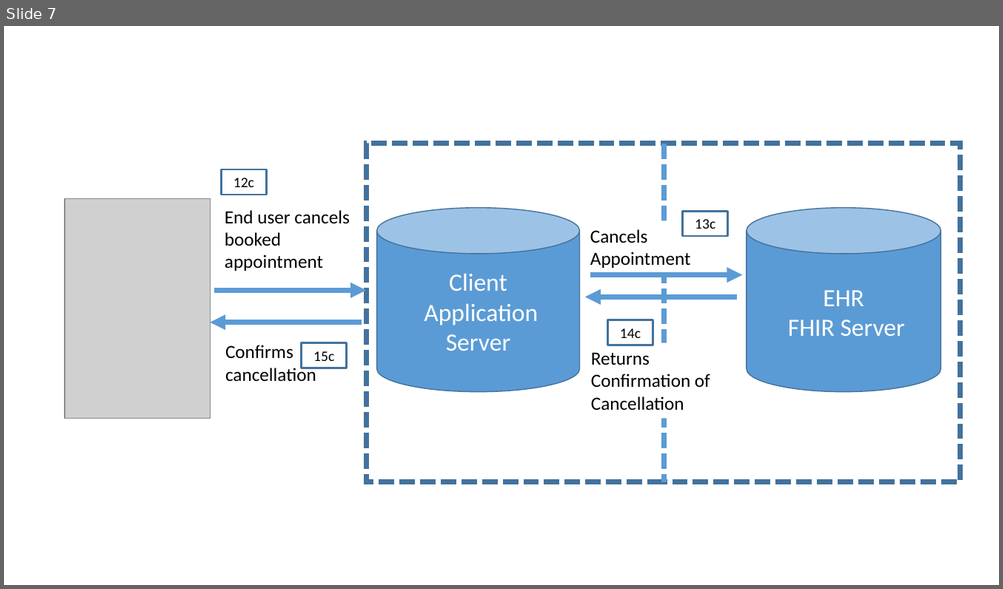
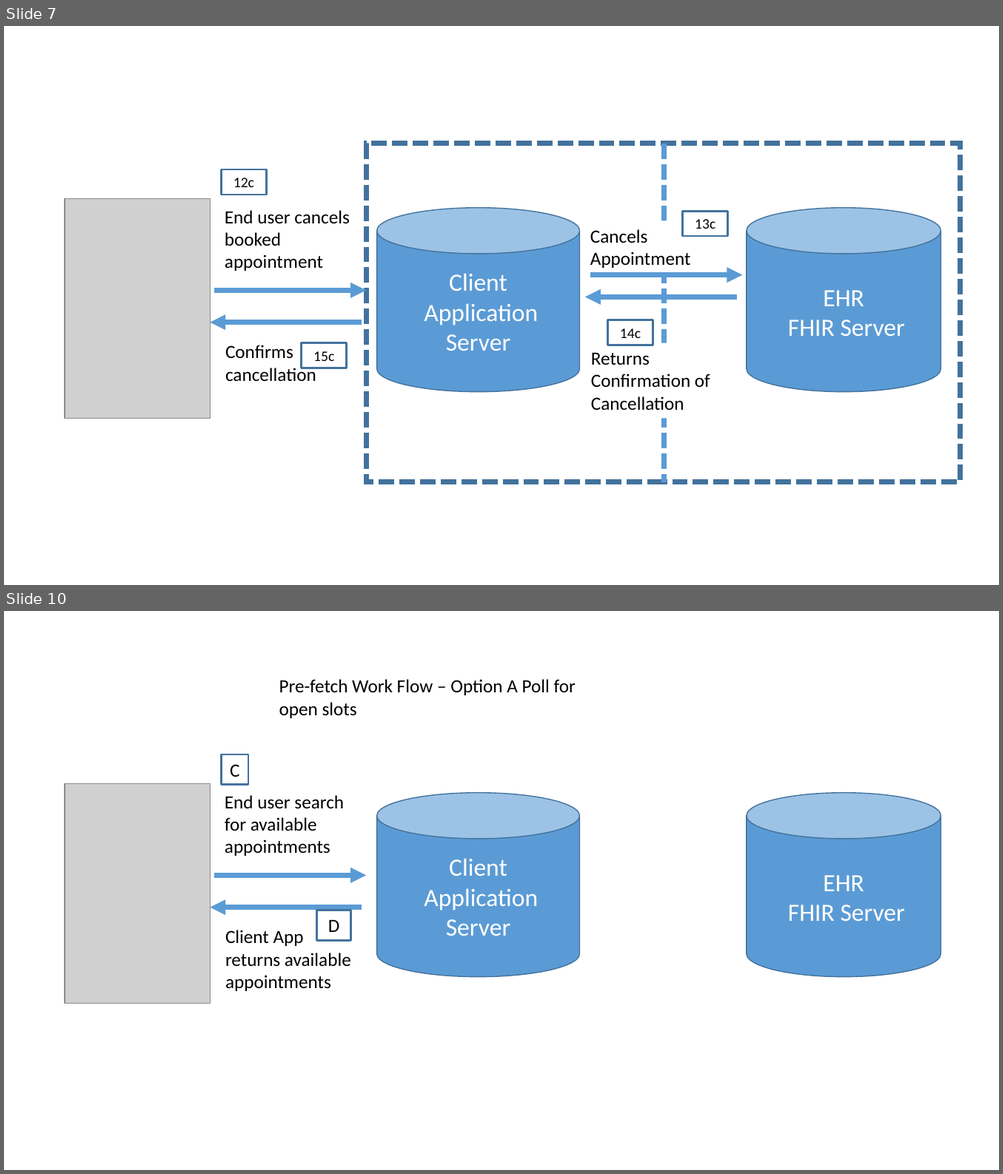
Before and after one commit to argonautproject/scheduling, a slide deck: meeting-notes/WorkFlowDiagrams.pptx. Shown one above the other, each under a label of ours: slide 7 before the commit, slides 7 and 10 after it; the slides between them are not shown. The pictures are 1003x589 and 1003x1174 pixels, drawn with LibreOffice and Linux fonts; fonts in the diff are those of the drawing; grey boxes stand for pictures. Boxes give left, top, right and bottom in pixels: in the first picture for what was removed or moved away, otherwise in the second. Text is boxed around its words. In the diff, an @@ line names an element or a change of style, - is before the commit and + after.

```diff
--- a/meeting-notes/WorkFlowDiagrams.pptx
+++ b/meeting-notes/WorkFlowDiagrams.pptx
@@ slide 10 added at [4,611,999,1170], background #FFFFFF @@
@@ text added at [279,679,575,718], 18 pt, text #000000 @@
+Pre-fetch Work Flow – Option A Poll for open slots
@@ rectangle added at [221,755,248,785], outline #43739E 2 pt, 18 pt, text #000000 @@
+C
@@ picture added at [65,783,210,1003] @@
@@ text added at [225,795,344,856], 18 pt, text #000000 @@
+End user search for available appointments
@@ cylinder added at [377,793,580,977], fill #5B9BD5, outline #43739E 1 pt, 24 pt, text #FFFFFF @@
+Client
+Application Server
@@ cylinder added at [746,793,940,977], fill #5B9BD5, outline #43739E 1 pt, 24 pt, text #FFFFFF @@
+EHR
+FHIR Server
@@ arrow added from (214, 876) to (366, 876), #5B9BD5 5 pt @@
@@ arrow added from (362, 908) to (210, 908), #5B9BD5 5 pt @@
@@ rectangle added at [316,910,350,940], outline #43739E 2 pt, 18 pt, text #000000 @@
+D
@@ text added at [225,930,351,991], 18 pt, text #000000 @@
+Client App returns available appointments
```
Also in this commit, not shown: 2 slides changed, 4 other slides added, 14 other files.
